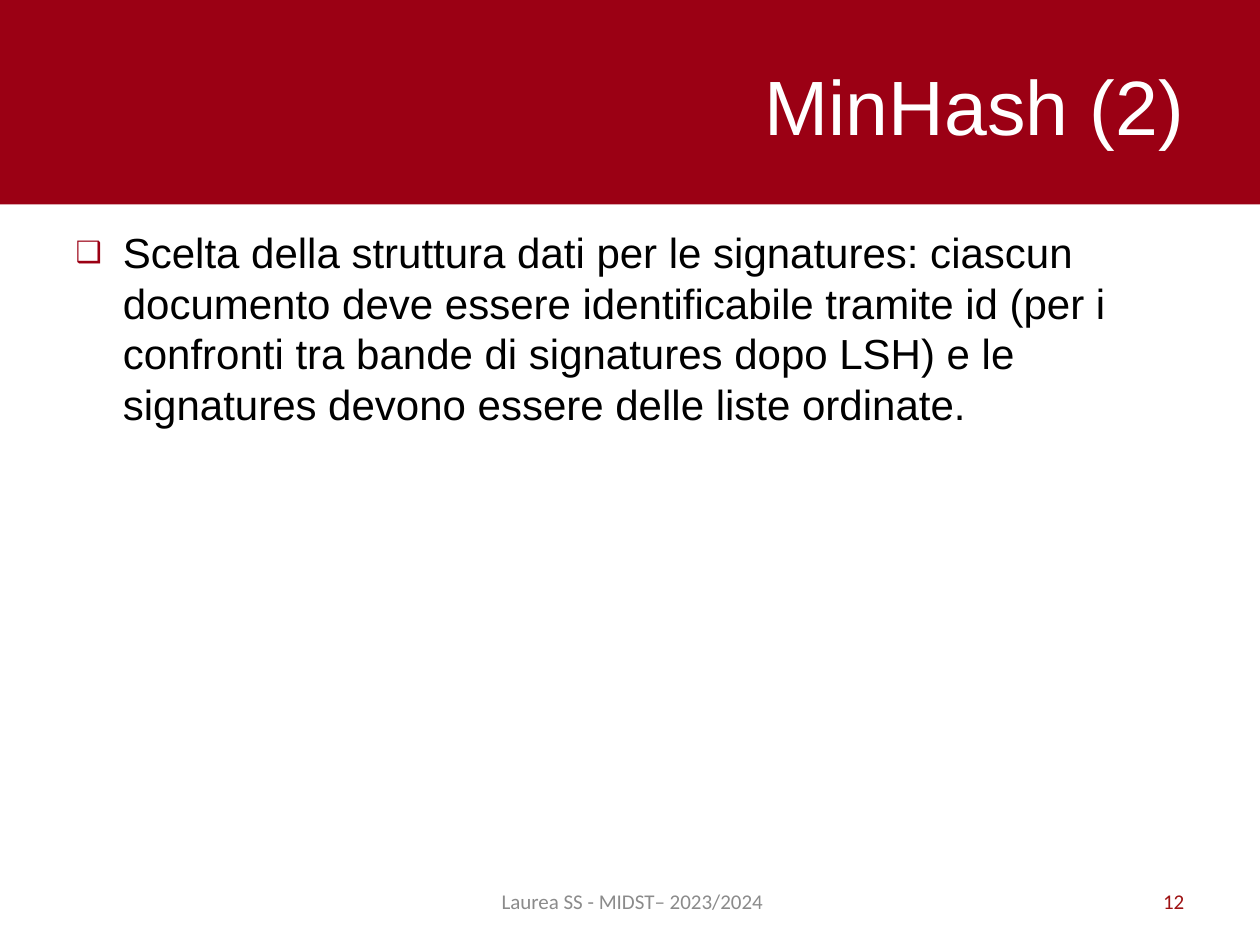
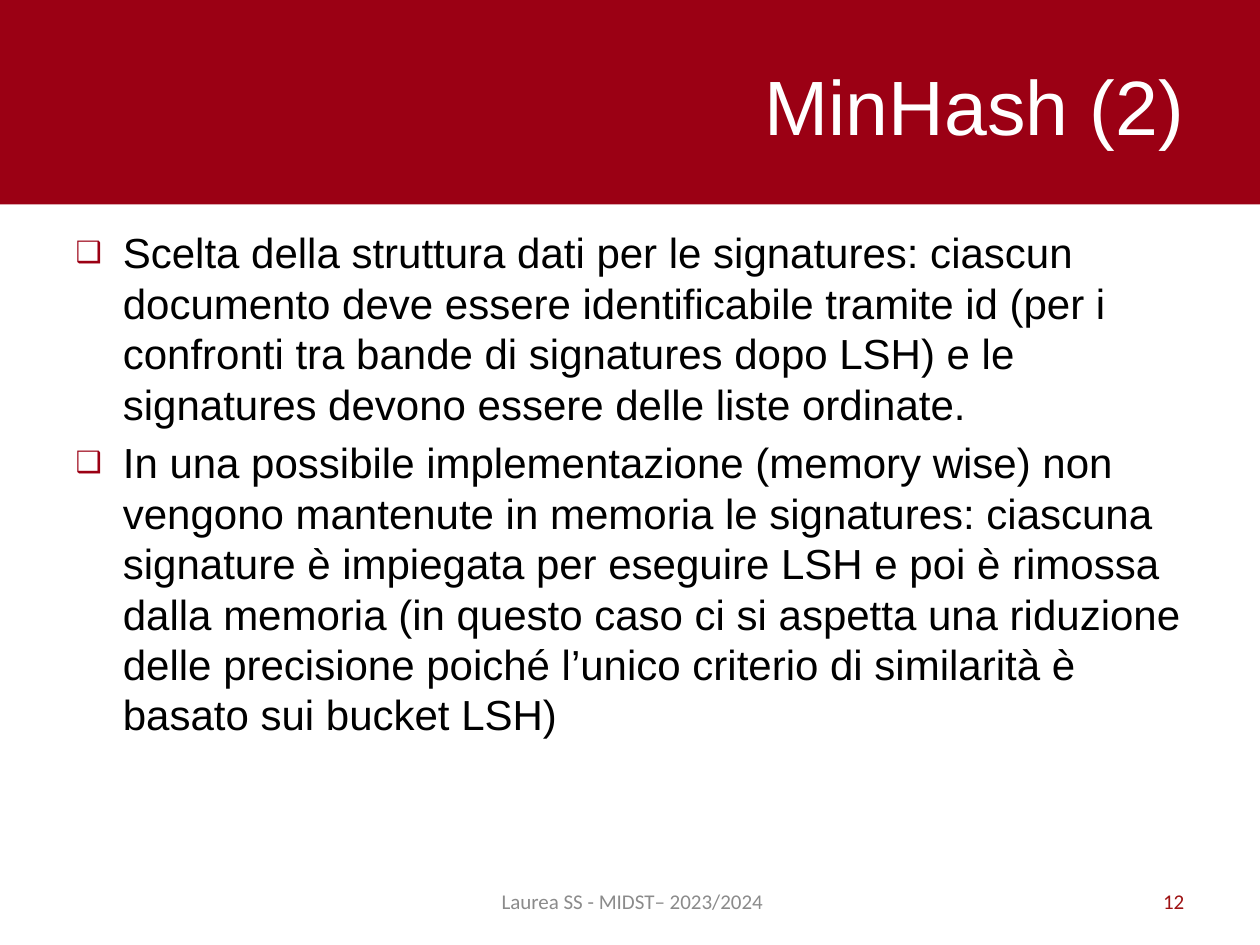
Before and after one commit to pietro-stangherlin/near_duplicate_doc_lsh, a slide deck: slide 12 of slides/ita/slides_ita.pptx. Drawn at 1260x945 pixels with LibreOffice and Linux fonts; fonts in the diff are those of the drawing. Boxes give left, top, right and bottom in pixels: in the first picture for what was removed or moved away, otherwise in the second. Text is boxed around its words. In the diff, an @@ line names an element or a change of style, - is before the commit and + after.

```diff
--- a/slides/ita/slides_ita.pptx
+++ b/slides/ita/slides_ita.pptx
@@ text at bbox=[123, 447, 1180, 739]: paragraph added @@
+❑ In una possibile implementazione (memory wise) non vengono mantenute in memoria le signatures: ciascuna signature è impiegata per eseguire LSH e poi è rimossa dalla memoria (in questo caso ci si aspetta una riduzione delle precisione poiché l’unico criterio di similarità è basato sui bucket LSH)
```
Also in this commit, not shown: 1 slide added, 6 other files.
